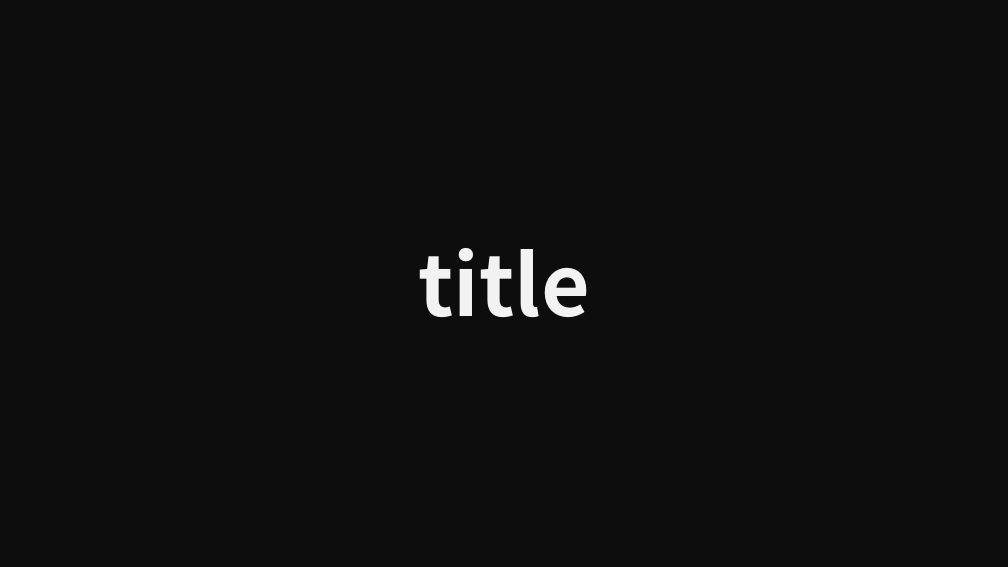
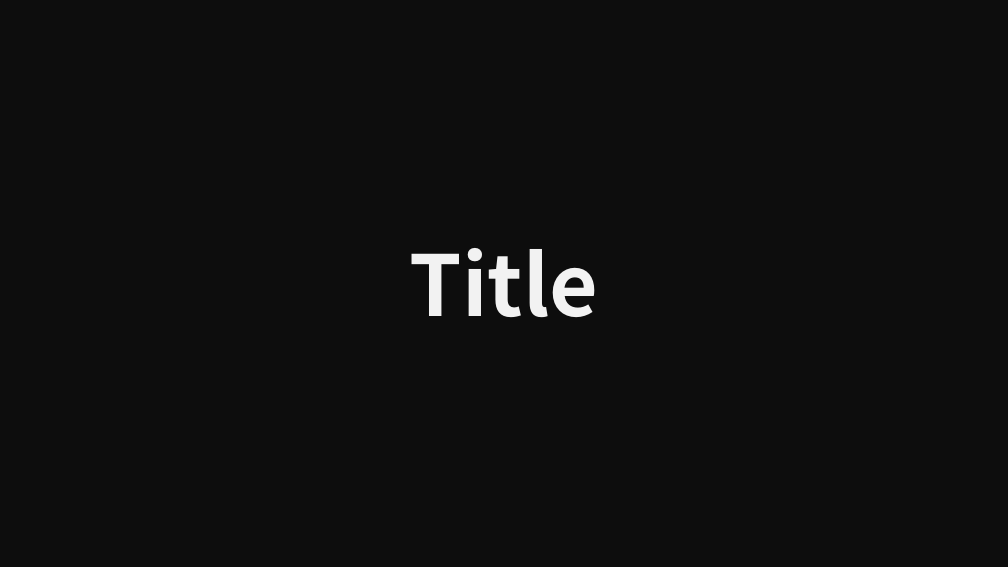
Before and after one commit to littlefish0331/thesis_study, a slide deck: slide 2 of 02_covid19_track/書報討論_COVID19_track_tw.pptx. Drawn at 1008x567 pixels with LibreOffice and Linux fonts; fonts in the diff are those of the drawing. Boxes give left, top, right and bottom in pixels: in the first picture for what was removed or moved away, otherwise in the second. Text is boxed around its words. In the diff, an @@ line names an element or a change of style, - is before the commit and + after.

```diff
--- a/02_covid19_track/書報討論_COVID19_track_tw.pptx
+++ b/02_covid19_track/書報討論_COVID19_track_tw.pptx
@@ text at (x1=410, y1=248, x2=599, y2=317): text changed @@
-title
+Title
```
Also in this commit, not shown: 2 other slides changed, 24 slides added, 1 slide removed.
